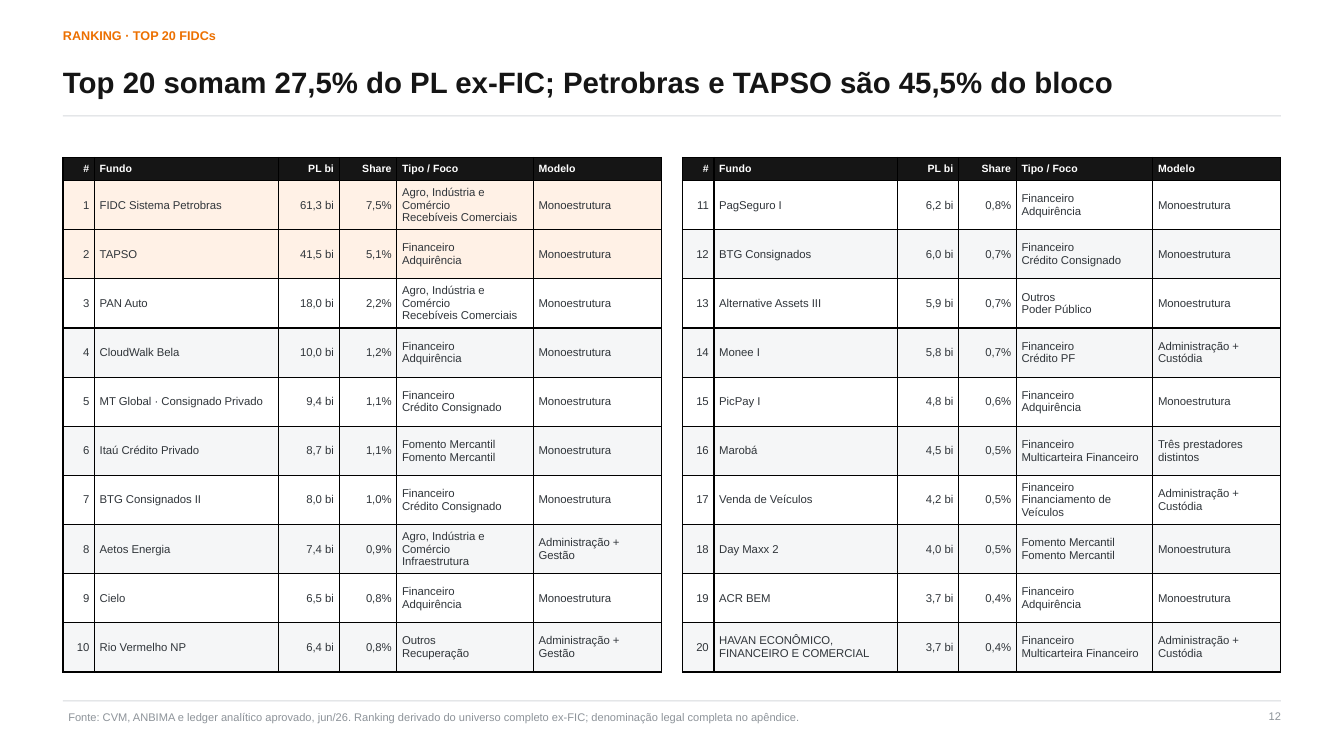
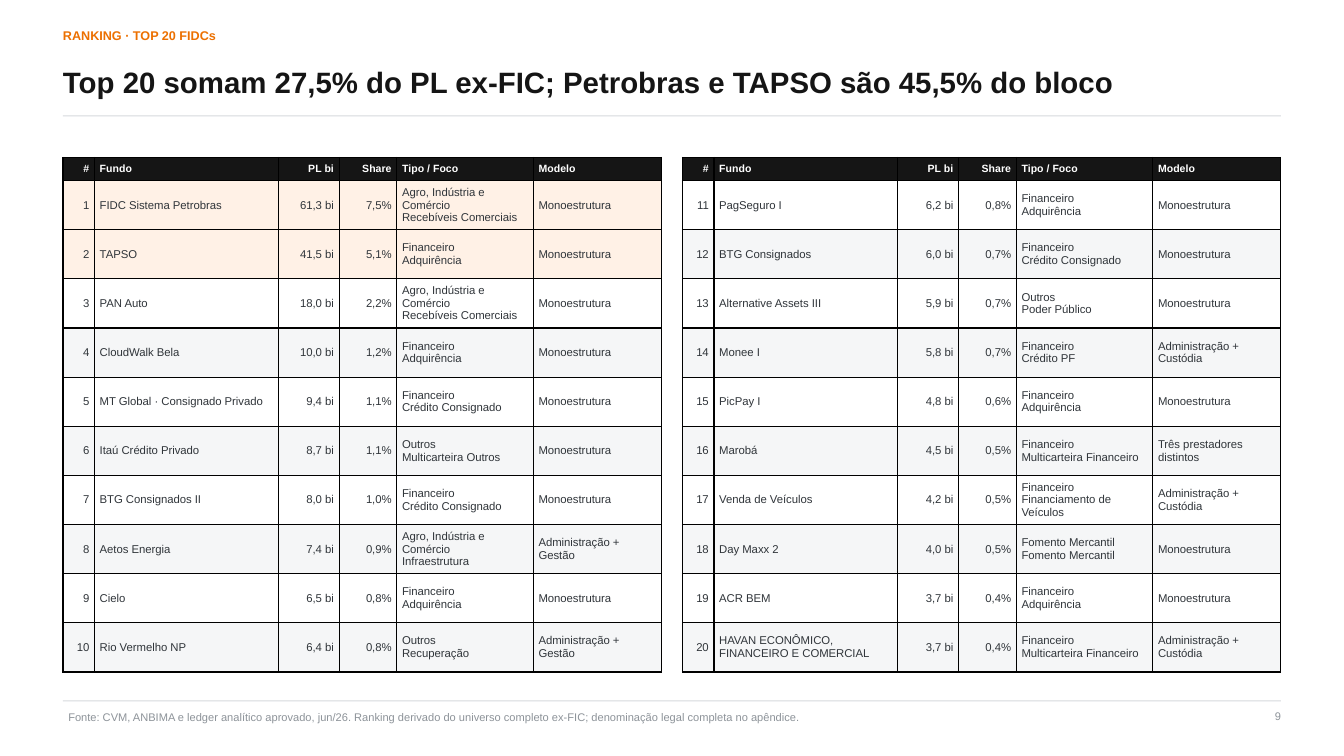
Before and after one commit to abalroar/fidc, a slide deck: slide 9 of data/industry_study/generated_revision/industry_executive_revised.pptx (slide 12 before the commit). Drawn at 1344x756 pixels with LibreOffice and Linux fonts; fonts in the diff are those of the drawing. Boxes give left, top, right and bottom in pixels: in the first picture for what was removed or moved away, otherwise in the second. Text is boxed around its words. In the diff, an @@ line names an element or a change of style, - is before the commit and + after.

```diff
--- a/data/industry_study/generated_revision/industry_executive_revised.pptx
+++ b/data/industry_study/generated_revision/industry_executive_revised.pptx
@@ table at <box>63,157,659,671</box> @@
-row 7, column 5: Fomento Mercantil / Fomento Mercantil
+row 7, column 5: Outros / Multicarteira Outros
@@ text at <box>1275,712,1281,720</box>: text changed @@
-12
+9
```
Also in this commit, not shown: 30 other slides changed, 1 slide added, 4 slides removed, 30 other files.
